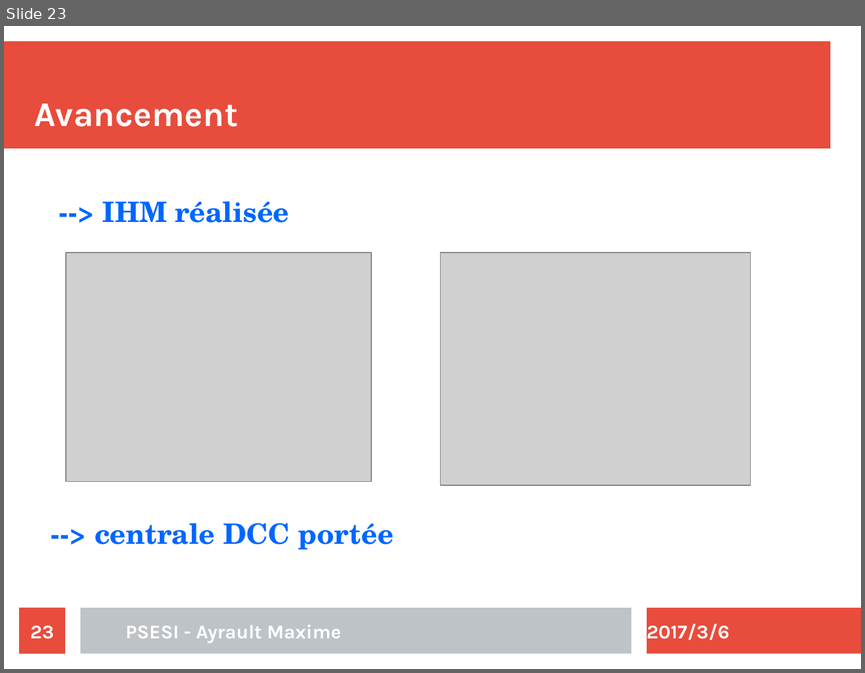
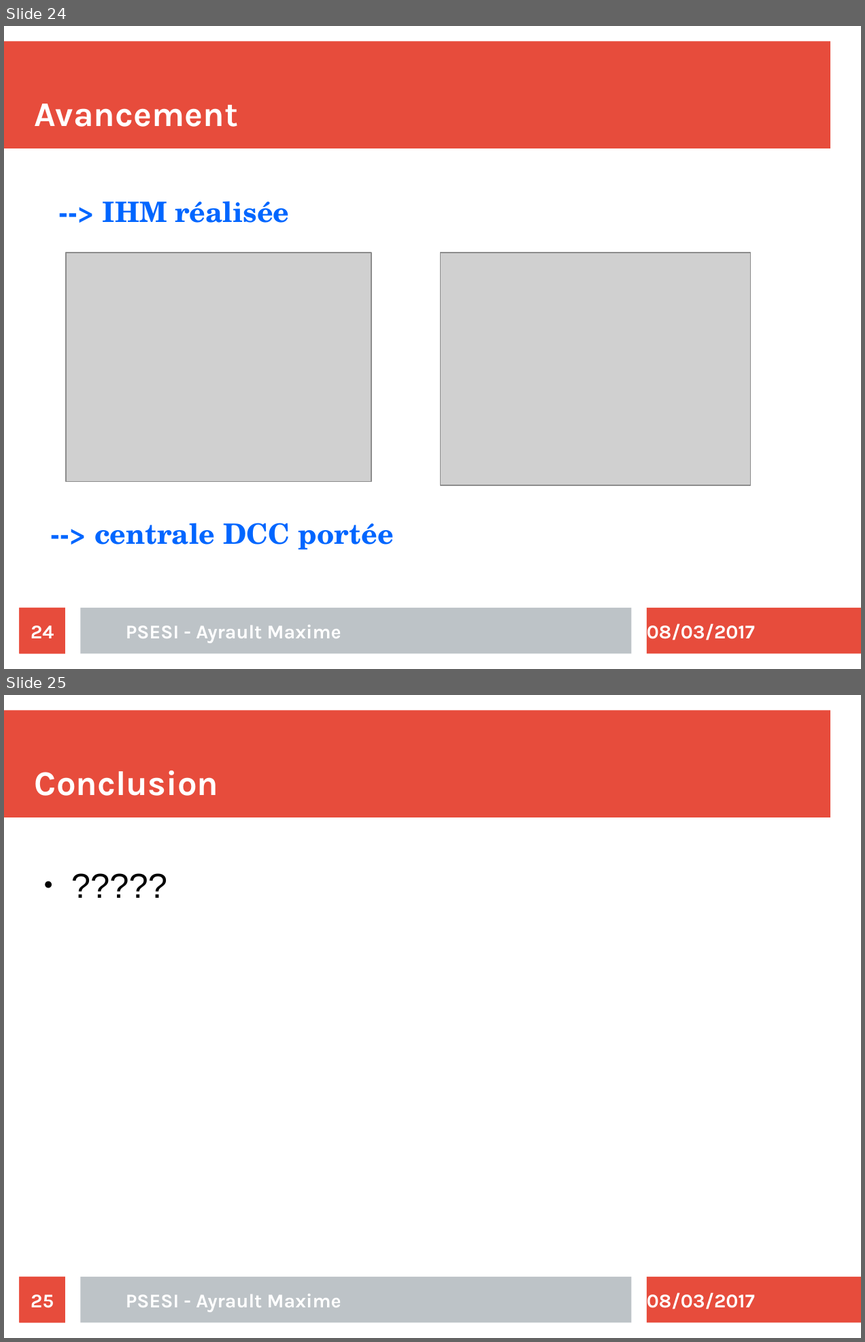
Before and after one commit to maximouth/CBI, a slide deck: Presentation/presentation.odp. Shown one above the other, each under a label of ours: slide 23 before the commit, slides 24 and 25 after it. The pictures are 865x673 and 865x1342 pixels, drawn with LibreOffice and Linux fonts; fonts in the diff are those of the drawing; grey boxes stand for pictures. Boxes give left, top, right and bottom in pixels: in the first picture for what was removed or moved away, otherwise in the second. Text is boxed around its words. In the diff, an @@ line names an element or a change of style, - is before the commit and + after.

```diff
--- a/Presentation/presentation.odp
+++ b/Presentation/presentation.odp
@@ slide 25 added at bbox=[4, 695, 861, 1338], background #FFFFFF; not listed: 4 template elements that a slide beside it also shows @@
@@ title added at bbox=[35, 770, 219, 796], 32 pt, text #FFFFFF, bold @@
+Conclusion
@@ text added at bbox=[35, 864, 815, 1262], 32 pt, text #000000 @@
+● ?????
@@ page number added at bbox=[20, 1276, 65, 1323], fill #E74C3C, 18 pt, text #FFFFFF, bold @@
+25
@@ text added at bbox=[126, 1293, 341, 1312], 18 pt, text #FFFFFF, bold @@
+PSESI - Ayrault Maxime
@@ text added at bbox=[647, 1292, 755, 1309], 18 pt, text #FFFFFF, bold @@
+08/03/2017
@@ what was slide 23 is now slide 24 @@
@@ slide 24 changed as well @@
@@ page number at bbox=[31, 625, 54, 638]: text changed @@
-23
+24
@@ text at bbox=[647, 623, 755, 640]: text changed @@
-2017/3/6
+08/03/2017
```
Also in this commit, not shown: 22 other slides changed, 1 other slide added.
